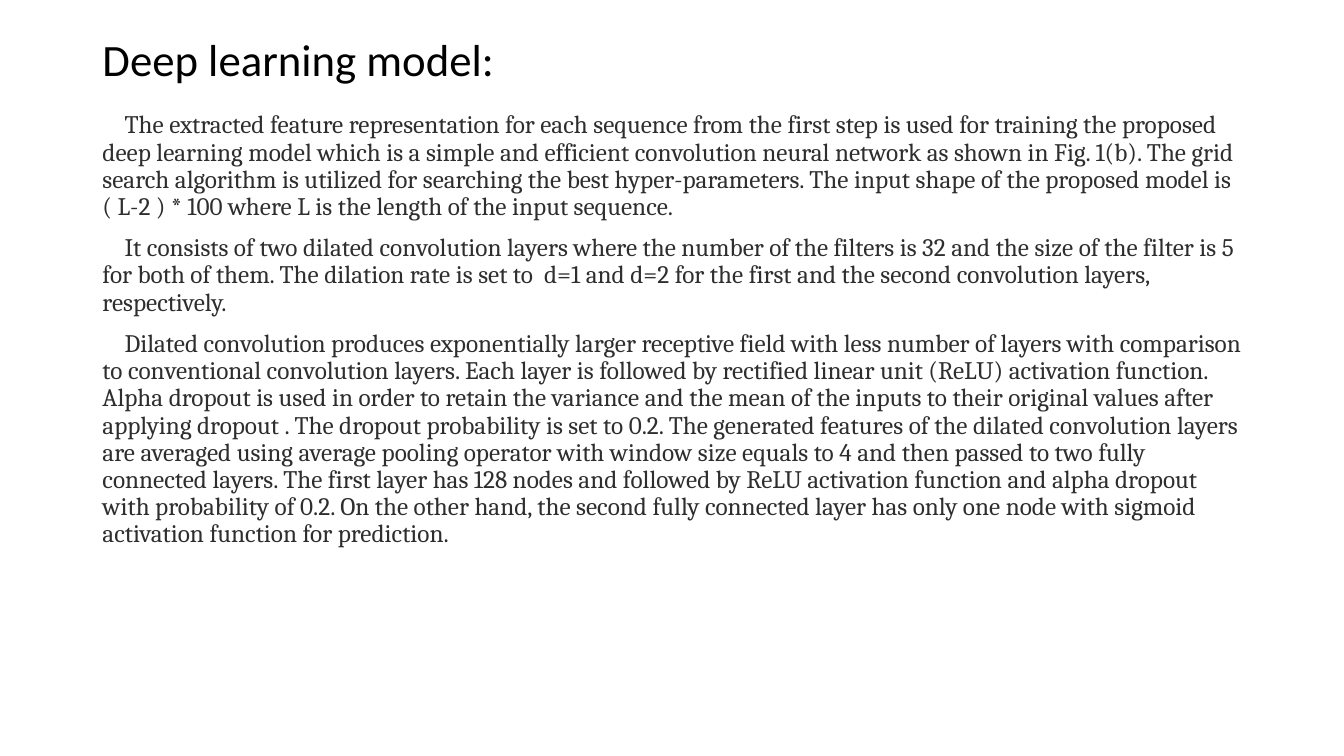
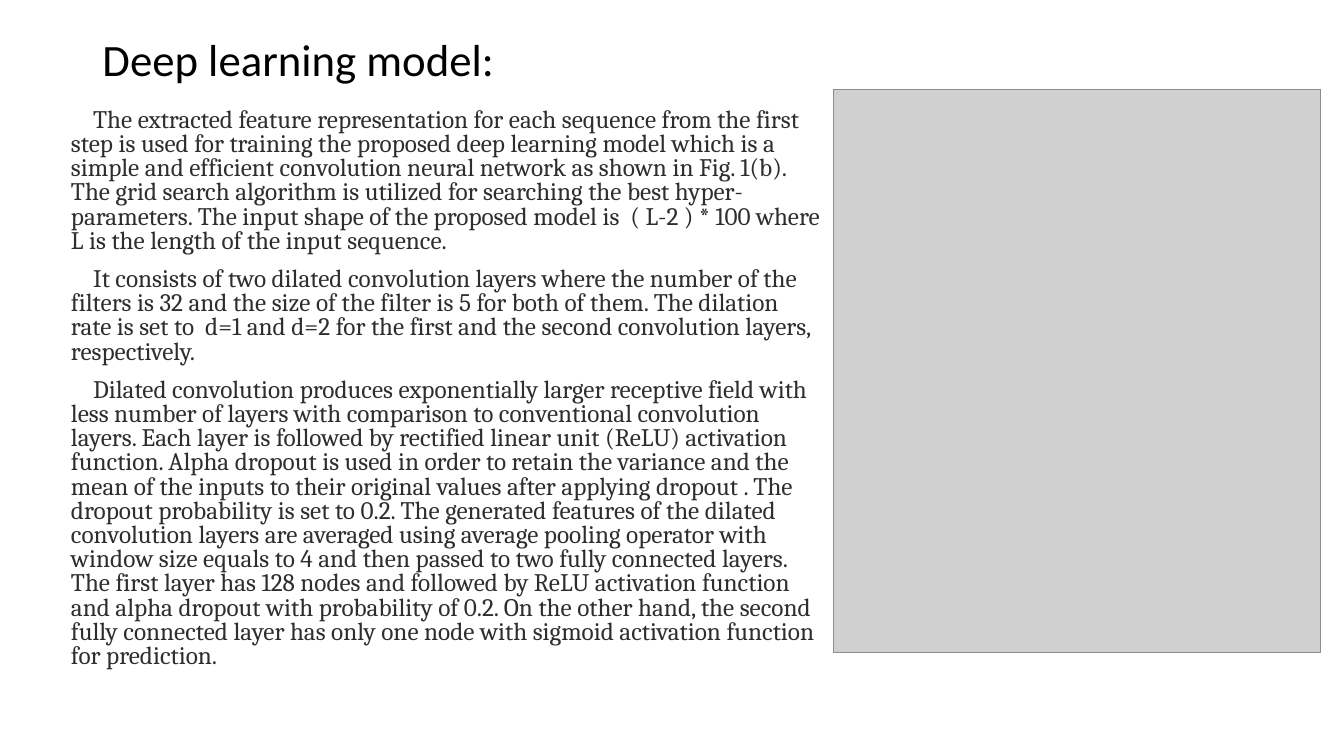
Before and after one commit to YanChengHuang/paper_implement, a slide deck: slide 13 of iN6-Methyl/Presentation/iN6-Methyl.pptx. Drawn at 1344x756 pixels with LibreOffice and Linux fonts; fonts in the diff are those of the drawing; grey boxes stand for pictures. Boxes give left, top, right and bottom in pixels: in the first picture for what was removed or moved away, otherwise in the second. Text is boxed around its words. In the diff, an @@ line names an element or a change of style, - is before the commit and + after.

```diff
--- a/iN6-Methyl/Presentation/iN6-Methyl.pptx
+++ b/iN6-Methyl/Presentation/iN6-Methyl.pptx
@@ text "The extracted feature representation for ...": place and size @@
-text "The extracted feature representation for ..." at box(102, 115, 1241, 548)
+text "The extracted feature representation for ..." at box(71, 110, 820, 670)
@@ text "The extracted feature representation for ..." at box(71, 110, 820, 670): line spacing 0.9 to 0.8 @@
@@ picture added at box(834, 90, 1321, 652) @@
```
Also in this commit, not shown: 3 other slides changed, 2 slides added.
